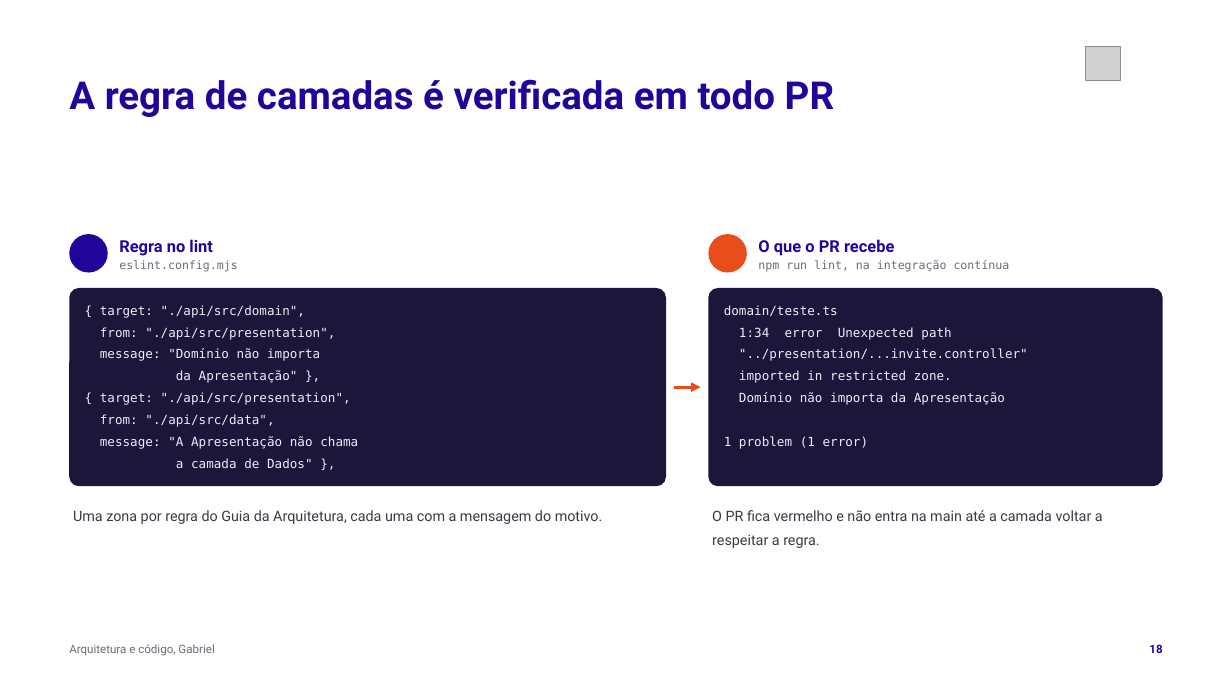
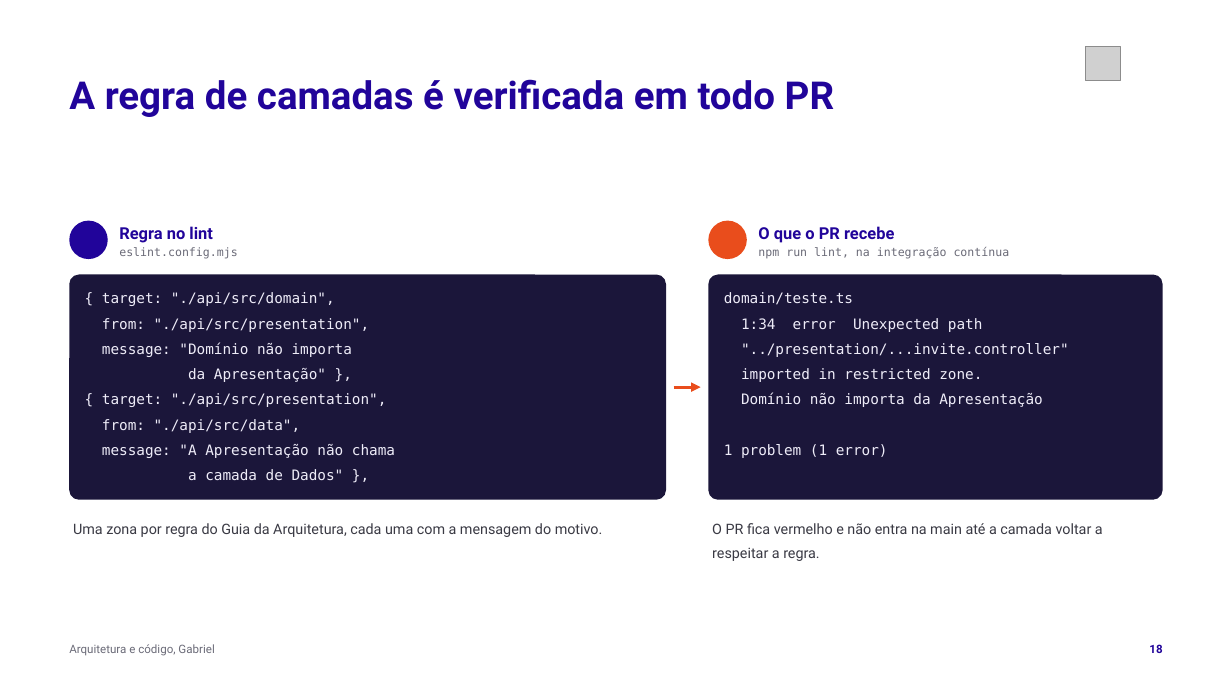
Before and after one commit to tcpassos/invite-app, a slide deck: slide 18 of trabalhos/T4-Pitch-Final.pptx. Drawn at 1232x693 pixels with LibreOffice and Linux fonts; fonts in the diff are those of the drawing; grey boxes stand for pictures; background and template pictures are left out. Boxes give left, top, right and bottom in pixels: in the first picture for what was removed or moved away, otherwise in the second. Text is boxed around its words. In the diff, an @@ line names an element or a change of style, - is before the commit and + after.

```diff
--- a/trabalhos/T4-Pitch-Final.pptx
+++ b/trabalhos/T4-Pitch-Final.pptx
@@ 4 texts, 2 ellipses: place and size @@
-4 texts, 2 ellipses at bbox=[69, 234, 1010, 273]
+4 texts, 2 ellipses at bbox=[69, 221, 1010, 260]
@@ rounded rectangle: place and size @@
-rounded rectangle at bbox=[69, 288, 666, 487]
+rounded rectangle at bbox=[69, 274, 666, 500]
@@ rounded rectangle at bbox=[69, 274, 666, 500]: proportions changed @@
@@ text "{ target: "./api/src/domain",": place and size @@
-text "{ target: "./api/src/domain"," at bbox=[100, 305, 305, 318]
+text "{ target: "./api/src/domain"," at bbox=[102, 292, 335, 306]
@@ rounded rectangle at bbox=[709, 274, 1164, 500]: proportions changed @@
@@ rounded rectangle: place and size @@
-rounded rectangle at bbox=[709, 288, 1164, 487]
+rounded rectangle at bbox=[709, 274, 1164, 500]
@@ size 9.8 to 11.2 pt in 14 elements at bbox=[188, 368, 326, 382], bbox=[102, 393, 387, 407], bbox=[741, 368, 982, 382], bbox=[741, 393, 1042, 407], bbox=[102, 419, 301, 433], bbox=[102, 342, 352, 357], bbox=[741, 343, 1069, 357], bbox=[102, 318, 370, 332], bbox=[102, 444, 395, 458], bbox=[741, 318, 983, 332], bbox=[724, 444, 888, 458], bbox=[102, 292, 335, 306], bbox=[188, 469, 344, 480], bbox=[724, 292, 853, 305] @@
@@ text "domain/teste.ts": place and size @@
-text "domain/teste.ts" at bbox=[724, 305, 838, 316]
+text "domain/teste.ts" at bbox=[724, 292, 853, 305]
@@ text "from: "./api/src/presentation",": place and size @@
-text "from: "./api/src/presentation"," at bbox=[100, 327, 335, 340]
+text "from: "./api/src/presentation"," at bbox=[102, 318, 370, 332]
@@ text "1:34 error Unexpected path": place and size @@
-text "1:34 error Unexpected path" at bbox=[739, 327, 951, 340]
+text "1:34 error Unexpected path" at bbox=[741, 318, 983, 332]
@@ text "message: "A Apresentação não chama": place and size @@
-text "message: "A Apresentação não chama" at bbox=[100, 436, 358, 449]
+text "message: "A Apresentação não chama" at bbox=[102, 444, 395, 458]
@@ text "1 problem (1 error)": place and size @@
-text "1 problem (1 error)" at bbox=[724, 436, 869, 449]
+text "1 problem (1 error)" at bbox=[724, 444, 888, 458]
@@ text "a camada de Dados" },": place and size @@
-text "a camada de Dados" }," at bbox=[176, 458, 313, 468]
+text "a camada de Dados" }," at bbox=[188, 469, 344, 480]
@@ text "Uma zona por regra do ...": place and size @@
-text "Uma zona por regra do ..." at bbox=[73, 510, 603, 524]
+text "Uma zona por regra do ..." at bbox=[73, 523, 603, 537]
@@ text "O PR fica vermelho e ...": place and size @@
-text "O PR fica vermelho e ..." at bbox=[712, 510, 1103, 548]
+text "O PR fica vermelho e ..." at bbox=[712, 523, 1103, 561]
```
Also in this commit, not shown: 12 other slides changed, 7 other files.
